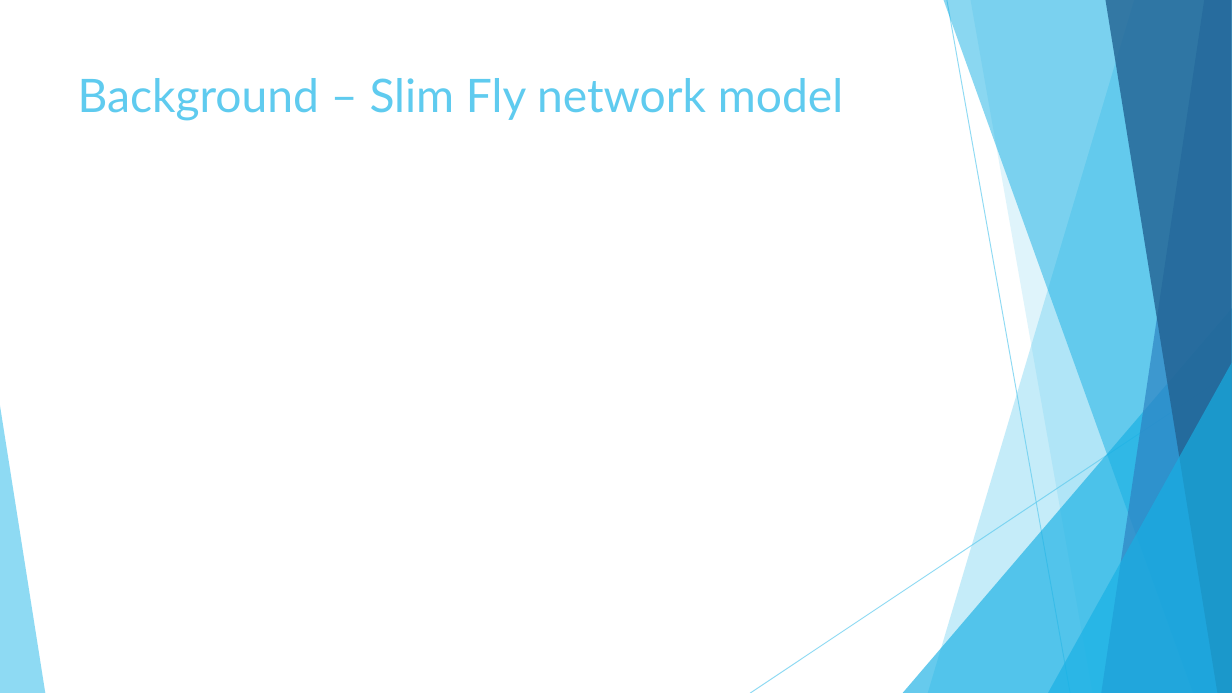
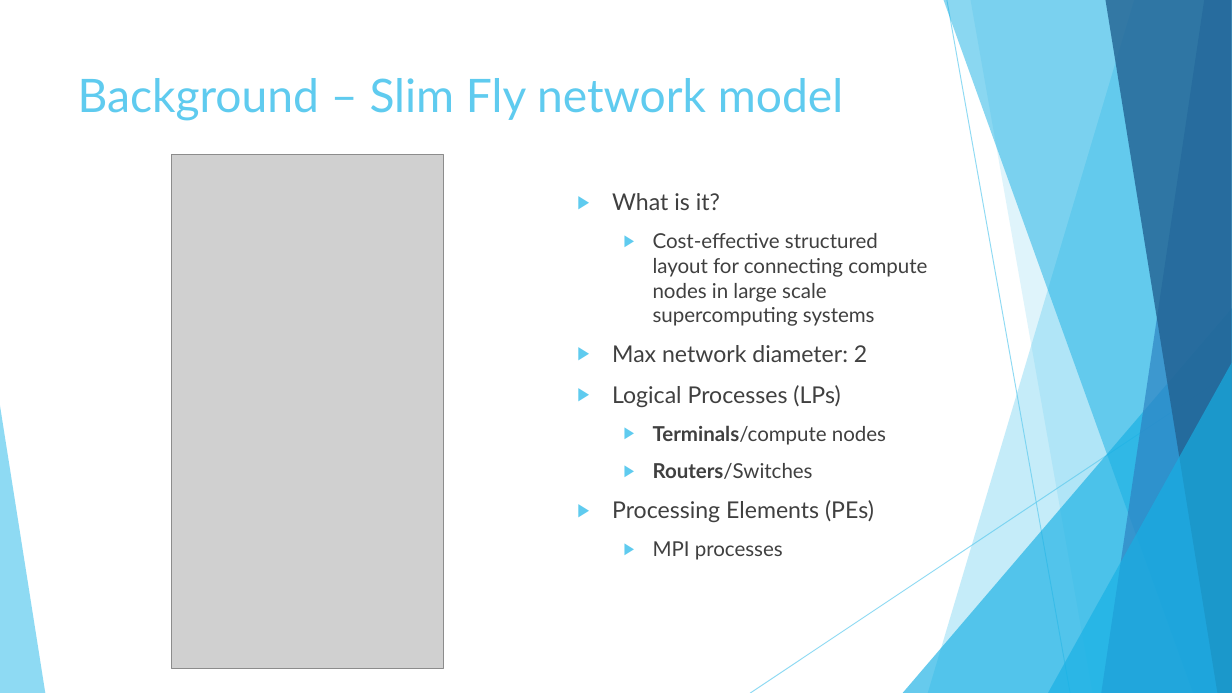
Before and after one commit to caitlinross/vis-project, a slide deck: slide 3 of writeups/vispres.pptx. Drawn at 1232x693 pixels with LibreOffice and Linux fonts; fonts in the diff are those of the drawing; grey boxes stand for pictures. Boxes give left, top, right and bottom in pixels: in the first picture for what was removed or moved away, otherwise in the second. Text is boxed around its words. In the diff, an @@ line names an element or a change of style, - is before the commit and + after.

Commit message:
Added slimfly network background slide info

```diff
--- a/writeups/vispres.pptx
+++ b/writeups/vispres.pptx
@@ picture added at bbox=[172, 155, 444, 669] @@
@@ text added at bbox=[612, 193, 927, 560], 16 pt, text #404040 @@
+▶ What is it?
+  ▶ Cost-effective structured layout for connecting compute nodes in large scale supercomputing systems
+▶ Max network diameter: 2
+▶ Logical Processes (LPs)
+  ▶ Terminals/compute nodes
+  ▶ Routers/Switches
+▶ Processing Elements (PEs)
+  ▶ MPI processes
```
Also in this commit, not shown: 1 other slide changed.
